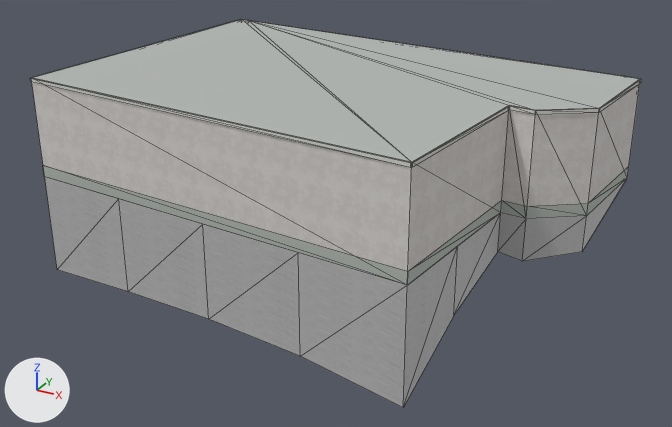
An edit to the Blender file assets/blender/buildings/osm-way-49379085.blend, drawn before and after from the same camera.
The view is the same before and after, from a camera (50 mm lens) standing at (12.39, -22.51, 10.09) and looking at (0.16, -0.27, -1.04). Lighting does not change. The marker at lower left points along +X, +Y and +Z. The picture after the commit comes second. Mesh edges are drawn as thin lines.

Names of what the first picture shows: 'building foundation 49379085', 'reality 49379085 near reality aged pale plaster', 'reality 49379085 near reality concrete plinth', 'reality 49379085 near reality flat weathered roof', 'reality 49379085 near reality pale aluminum sill'.
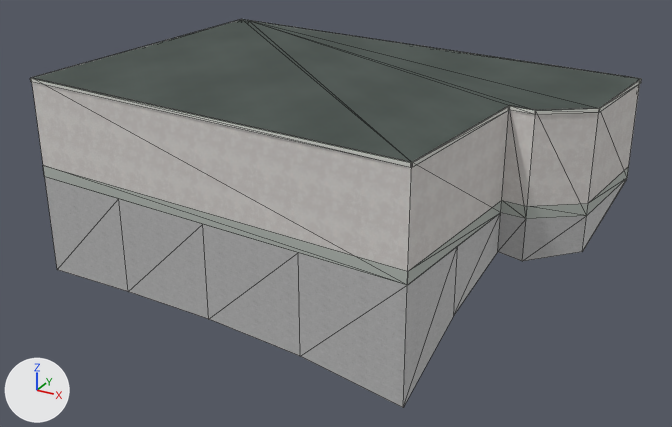
What changed in the scene script:
```text
Add img_roof_normal_png:
    img_roof_normal_png = load_image('roof-normal.png', '../../../public/models/architecture/textures/roof-normal.png', 256, 256, 'Non-Color')
Add img_roof_color_png:
    img_roof_color_png = load_image('roof-color.png', '../../../public/models/architecture/textures/roof-color.png', 256, 256, 'sRGB')
Change mat_reality_flat_weathered_roof:
    remove # nodes: BsdfPrincipled, OutputMaterial
    remove # colours: grey #b3b7b4
    nodes: BsdfPrincipled, MixRGB, NormalMap, OutputMaterial, TexImage x2
    colours: white #ffffff
    uses the picture img_roof_color_png
    uses the picture img_roof_normal_png
Change me_reality_49379085_near_reality_pale_aluminum_sill:
    used by ob_reality_49379085_near_reality_pale_aluminum_sill; parent = ob_osm_way_49379085; location = (0.0, 0.0, 0.0)
    remove me_reality_49379085_near_reality_pale_aluminum_sill.from_pydata(...)  # 36 vertices, 18 faces; spans x -7.6..7.6, y -5.2..5.3, z 2.9..3.0
    add me_reality_49379085_near_reality_pale_aluminum_sill.from_pydata(...)  # 72 vertices, 36 faces; spans x -7.6..7.6, y -5.2..5.3, z 2.9..3.0
    me_reality_49379085_near_reality_pale_aluminum_sill part 1: the loose piece of 4 vertices spanning x -7.6..-6.8, y -4.1..5.3, z 2.9..3.0 is copied, and the copy is moved by (0.0, 0.0, 0.1); it spans x -7.6..-6.8, y -4.1..5.3, z 3.0
    me_reality_49379085_near_reality_pale_aluminum_sill part 2: 32 vertices added at x -7.6..7.6, y -5.2..5.3, z 3.0
```

Pixel boxes [x1, y1, x2, y2] of what changed, in the pictures (672 x 427 px):
'reality 49379085 near reality flat weathered roof', surface changed (darker)
    both: [33, 20, 640, 162]
part 1 of me_reality_49379085_near_reality_pale_aluminum_sill, added
    after: [32, 19, 242, 78]
part 2 of me_reality_49379085_near_reality_pale_aluminum_sill, added
    after: [30, 20, 641, 168]
